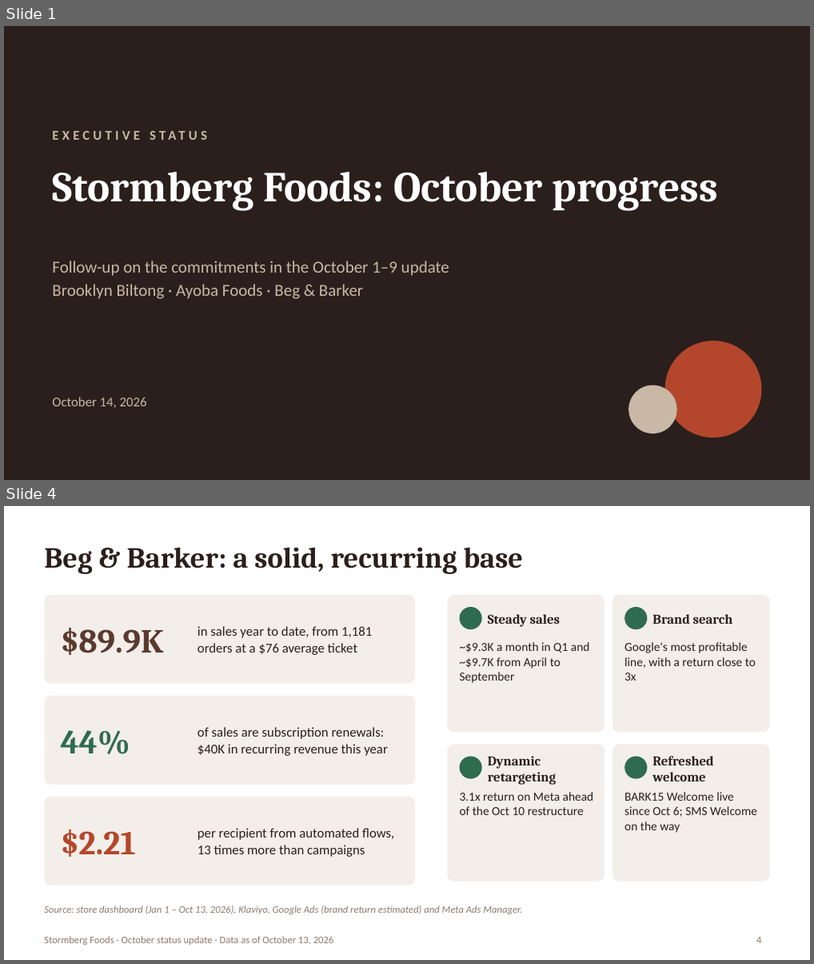
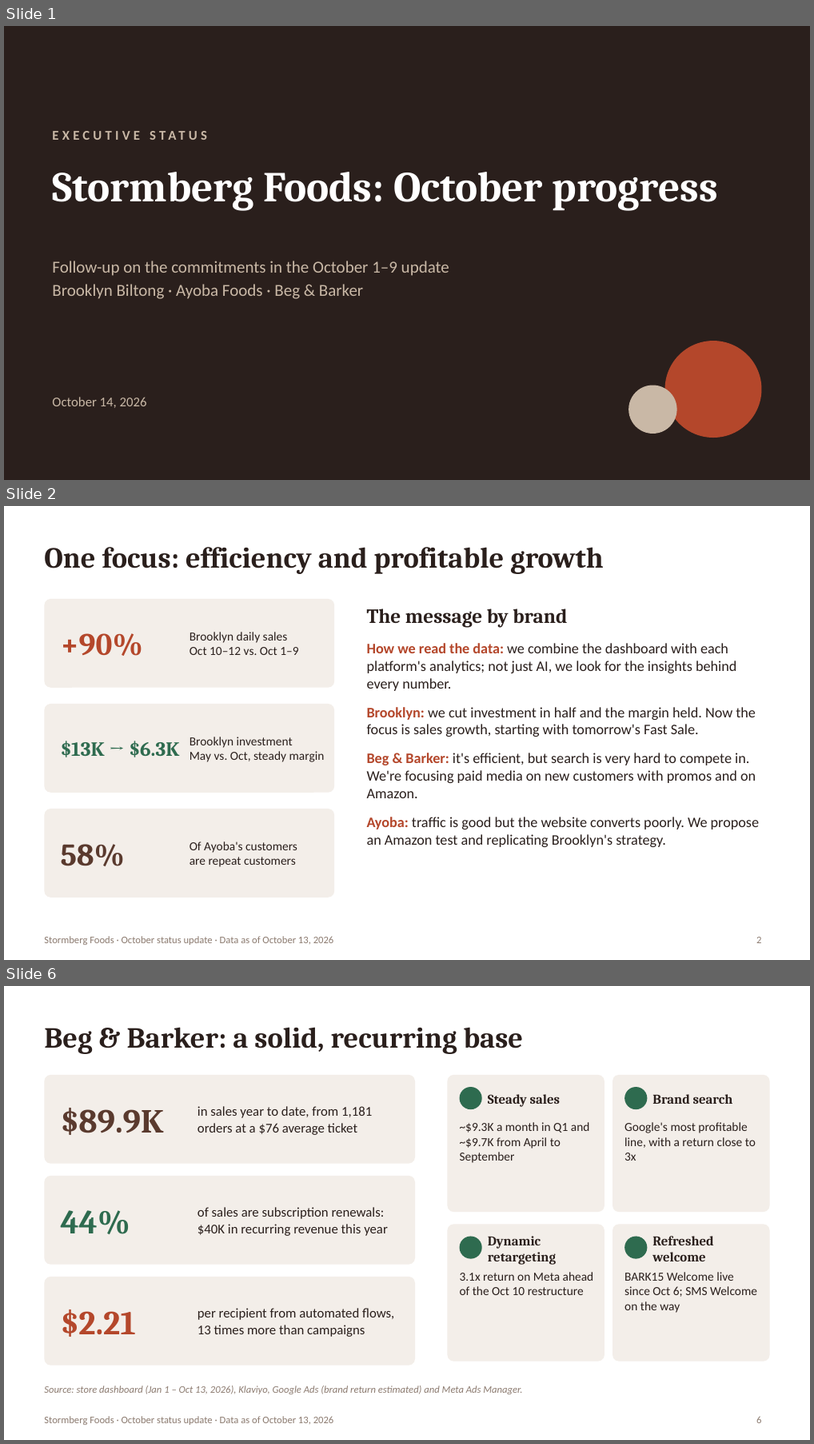
Before and after one commit to YamiCRebold/Stormberg2026, a slide deck: status_ceo/Stormberg_Status_CEO_Oct2026_EN.pptx. Shown one above the other, each under a label of ours: slides 1 and 4 before the commit, slides 1, 2 and 6 after it; the slides between them are not shown. The pictures are 814x964 and 814x1444 pixels, drawn with LibreOffice and Linux fonts; fonts in the diff are those of the drawing. Boxes give left, top, right and bottom in pixels: in the first picture for what was removed or moved away, otherwise in the second. Text is boxed around its words. In the diff, an @@ line names an element or a change of style, - is before the commit and + after.

```diff
--- a/status_ceo/Stormberg_Status_CEO_Oct2026_EN.pptx
+++ b/status_ceo/Stormberg_Status_CEO_Oct2026_EN.pptx
@@ slide 2 added at box(4, 506, 810, 960), background #FFFFFF; not listed: 1 template element that a slide beside it also shows @@
@@ title added at box(44, 547, 604, 574), 26 pt, text #2A1F1C, bold @@
+One focus: efficiency and profitable growth
@@ rounded rectangle added at box(44, 599, 334, 688), fill #F3EEE9 @@
@@ text added at box(367, 608, 567, 628), 18 pt, text #2A1F1C, bold @@
+The message by brand
@@ text added at box(61, 633, 143, 656), 28 pt, text #B4472B, bold @@
++90%
@@ text added at box(190, 632, 298, 655), 11 pt, text #2A1F1C @@
+Brooklyn daily sales
+Oct 10–12 vs. Oct 1–9
@@ text added at box(367, 643, 759, 847), 13 pt, text #2A1F1C @@
+• How we read the data: we combine the dashboard with each platform's analytics; not just AI, we look for the insights behind every number.
+• Brooklyn: we cut investment in half and the margin held. Now the focus is sales growth, starting with tomorrow's Fast Sale.
+• Beg & Barker: it's efficient, but search is very hard to compete in. We're focusing paid media on new customers with promos and on Amazon.
+• Ayoba: traffic is good but the website converts poorly. We propose an Amazon test and replicating Brooklyn's strategy.
@@ rounded rectangle added at box(44, 704, 334, 792), fill #F3EEE9 @@
@@ text added at box(61, 740, 179, 757), 18 pt, text #2E6B4F, bold @@
+$13K → $6.3K
@@ text added at box(190, 736, 325, 762), 11 pt, text #2A1F1C @@
+Brooklyn investment
+May vs. Oct, steady margin
@@ rounded rectangle added at box(44, 808, 334, 897), fill #F3EEE9 @@
@@ text added at box(190, 841, 298, 867), 11 pt, text #2A1F1C @@
+Of Ayoba's customers
+are repeat customers
@@ text added at box(61, 844, 125, 866), 28 pt, text #5A3A2E, bold @@
+58%
@@ page number added at box(757, 936, 762, 943), 9 pt, text #8C7B70 @@
+2
@@ what was slide 4 is now slide 6 @@
@@ page number at box(757, 1416, 762, 1423): text changed @@
-4
+6
```
Also in this commit, not shown: 3 slides changed, 3 other slides added, 1 slide removed, 2 other files.
